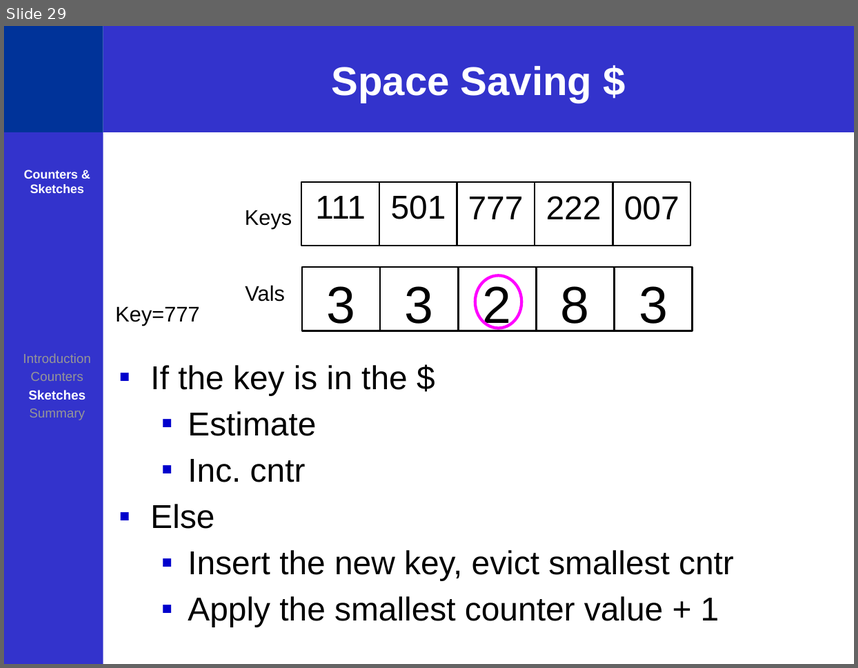
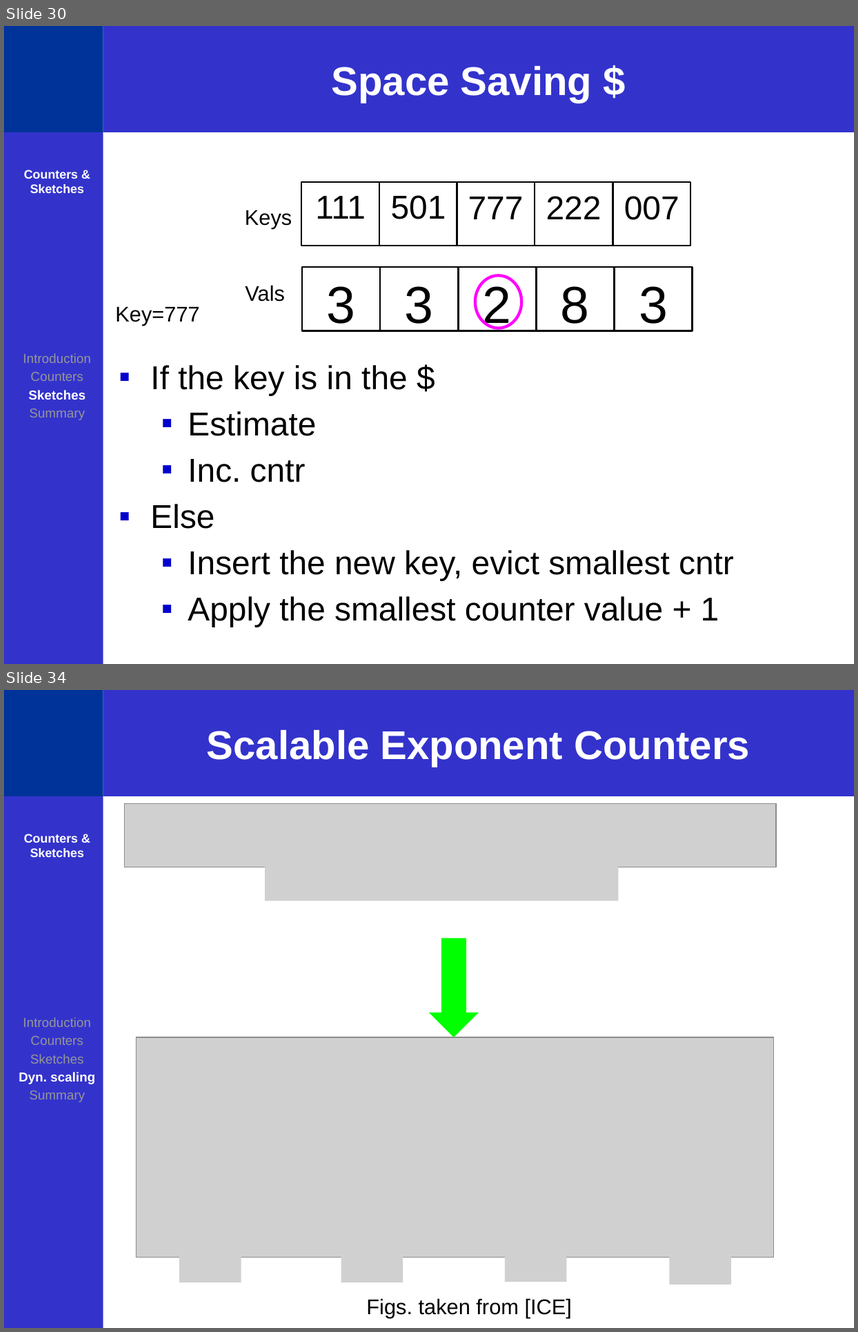
Before and after one commit to ofanan/Sketches, a slide deck: Cntrs seminar NextSilicon.pptx. Shown one above the other, each under a label of ours: slide 29 before the commit, slides 30 and 34 after it; the slides between them are not shown. The pictures are 858x668 and 858x1332 pixels, drawn with LibreOffice and Linux fonts; fonts in the diff are those of the drawing; grey boxes stand for pictures. Boxes give left, top, right and bottom in pixels: in the first picture for what was removed or moved away, otherwise in the second. Text is boxed around its words. In the diff, an @@ line names an element or a change of style, - is before the commit and + after.

```diff
--- a/Cntrs seminar NextSilicon.pptx
+++ b/Cntrs seminar NextSilicon.pptx
@@ slide 34 added at (4,690,854,1328), background #FFFFFF; not listed: 1 template element that a slide beside it also shows @@
@@ rectangle added at (4,690,103,796), fill #003399 @@
@@ title added at (103,690,854,796), fill #3333CC, 34 pt, text #FFFFFF, bold @@
+Scalable Exponent Counters
@@ picture added at (125,803,777,867) @@
@@ text added at (24,834,84,857), 10.5 pt, text #FFFFFF, bold @@
+Counters & Sketches
@@ picture added at (265,867,619,901) @@
@@ down arrow added at (429,938,478,1038), fill #00FF00 @@
@@ text added at (18,1017,95,1102), 11 pt, text #969696 @@
+Introduction
+Counters
+Sketches
+Dyn. scaling
+Summary
@@ picture added at (136,1037,774,1256) @@
@@ picture added at (179,1248,241,1281) @@
@@ picture added at (341,1248,404,1281) @@
@@ picture added at (505,1247,567,1281) @@
@@ picture added at (670,1250,732,1283) @@
@@ text added at (366,1298,572,1318), 18 pt, text #000000 @@
+Figs. taken from [ICE]
@@ what was slide 29 is now slide 30 @@
```
Also in this commit, not shown: 30 slides changed, 5 other slides added, 3 other files.
